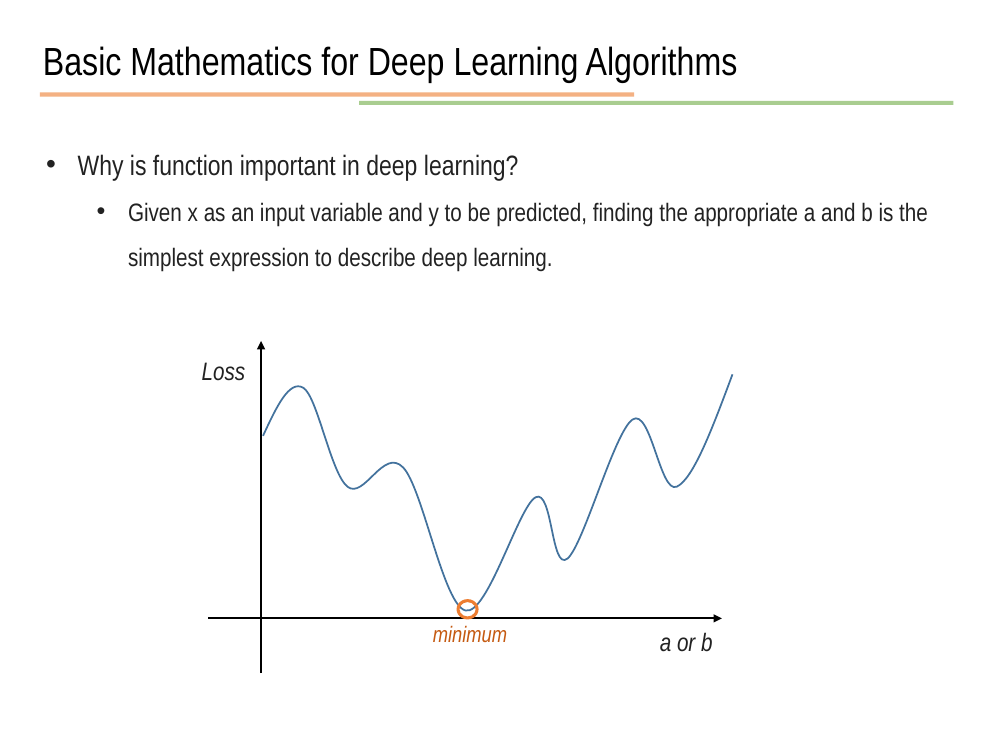
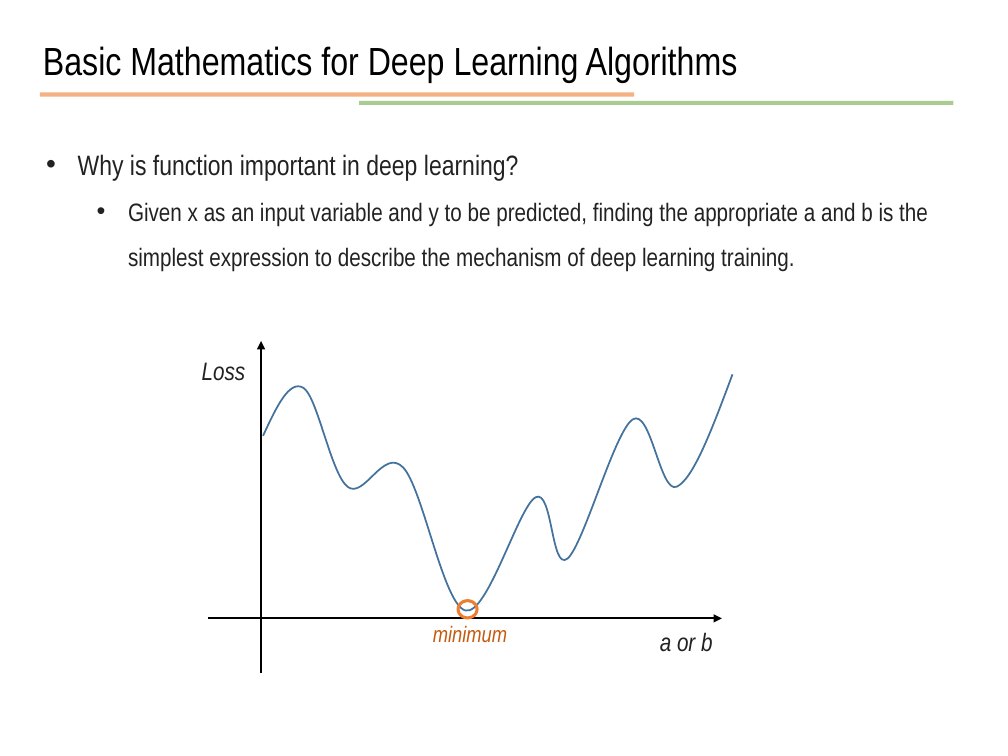
Before and after one commit to JunetaeKim/DeepLearningClass, a slide deck: slide 4 of Week3/week3 basic concepts.pptx. Drawn at 1008x756 pixels with LibreOffice and Linux fonts; fonts in the diff are those of the drawing. Boxes give left, top, right and bottom in pixels: in the first picture for what was removed or moved away, otherwise in the second. Text is boxed around its words. In the diff, an @@ line names an element or a change of style, - is before the commit and + after.

Commit message:
updated

```diff
--- a/Week3/week3 basic concepts.pptx
+++ b/Week3/week3 basic concepts.pptx
@@ text at [128, 202, 928, 272]: text changed @@
-  • Given x as an input variable and y to be predicted, finding the appropriate a and b is the simplest expression to describe deep learning.
+  • Given x as an input variable and y to be predicted, finding the appropriate a and b is the simplest expression to describe the mechanism of deep learning training.
```
Also in this commit, not shown: 4 other slides changed.
